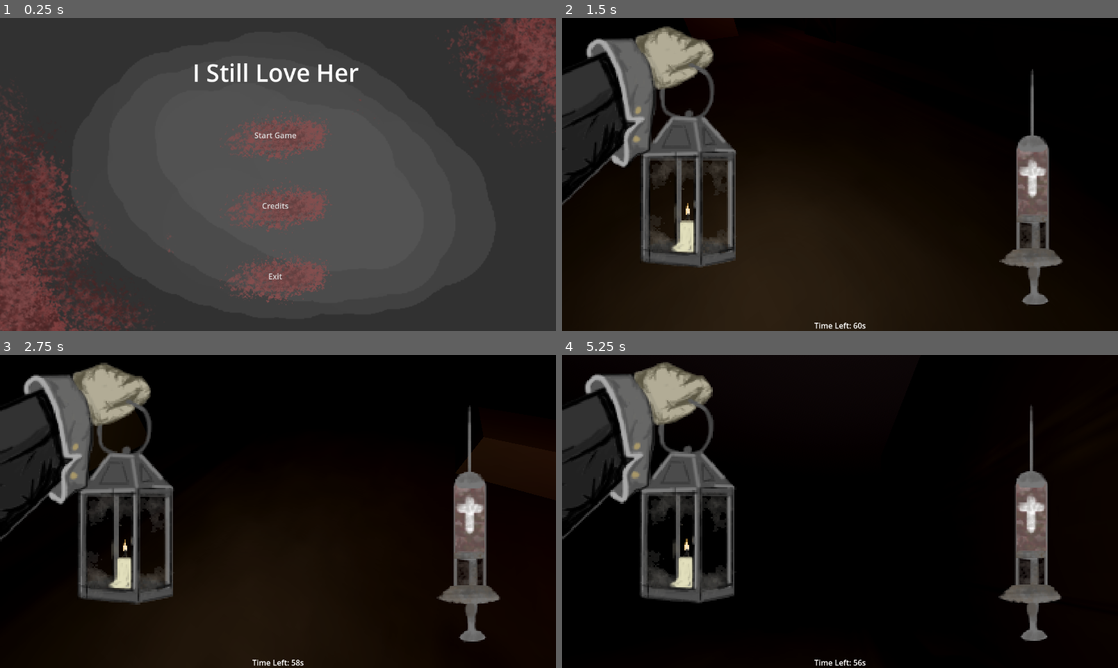
Above: before the commit, frames 1-4 (two rows, left to right).
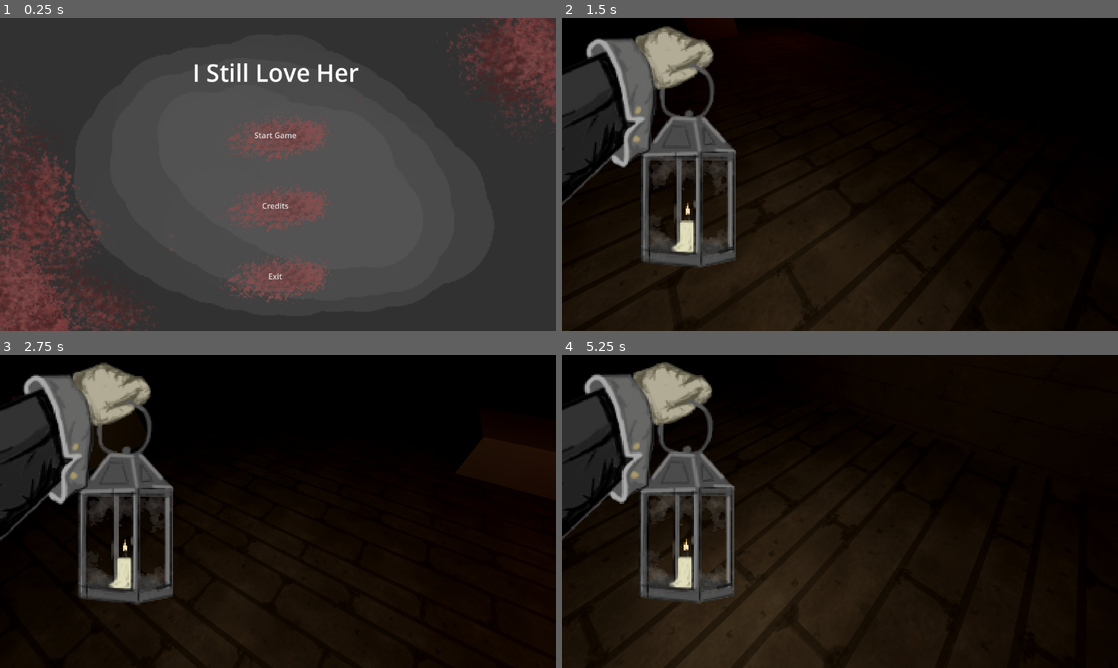
Above: after the commit, the same moments.

Repository: BigRedPandaa/IStillLoveHer
Game: Godot game, scene res://Scenes/main_menu.tscn
Same seed, same stepped clock (60 frames per second), same inputs: the game is played once before the commit and once after it.
Inputs (mouse positions are in pixels of both pictures, inside the frame that each line leads up to):
- Up to frame 1 (0.25 s): no input
- Up to frame 2 (1.5 s): click "Start Game" at 0.5 s; tap Enter at 1.25 s; move the mouse to (867, 174) at 1.27 s; hold W (Up) from 1.28 s (still down); tap E (Interact) at 1.35 s
- Up to frame 3 (2.75 s): keep holding W (Up); tap Space (Jump) at 1.52, 1.55, 1.82, 2.1, 2.27, 2.57 s; move the mouse to (250, 511) at 2.02 s; tap E (Interact) at 2.3 s
- Up to frame 4 (5.25 s): move the mouse to (851, 505) at 2.77 s; tap E (Interact) at 2.85, 3.6 s; tap Space (Jump) at 3.05, 3.77, 4.07, 4.35, 4.52, 4.82 s; move the mouse to (834, 517) at 3.52 s; move the mouse to (878, 514) at 4.27 s; tap Escape (ui_cancel) at 4.9 s; release W (Up) at 5 s; click (840, 461) at 5 s, where only the run after the commit has a clickable "Resume"

The runs differ from the first frame. In frame 1, 2.7% of the frame differs, in the area x 0-100%, y 0-100%; in frame 2, 3.1%; in frame 3, 3.1%; in frame 4, 31%, in the area x 0-90%, y 2-100%.

Commit message:
Notes and Pause

Diff:
--- /dev/null
+++ b/i-still-love-her/Assets/Materials/StoneFloor.tres
@@ -0,0 +1,11 @@
+[gd_resource type="StandardMaterial3D" load_steps=3 format=3 uid="uid://dwwvlcqxhu1gc"]
+
+[ext_resource type="Texture2D" uid="uid://bufpt82aoa188" path="res://Assets/Textures/BrickFloor.jpg" id="1_v6mft"]
+
+[sub_resource type="MeshTexture" id="MeshTexture_2bwpd"]
+
+[resource]
+albedo_texture = ExtResource("1_v6mft")
+roughness_texture = SubResource("MeshTexture_2bwpd")
+roughness_texture_channel = 1
+uv1_triplanar = true
--- /dev/null
+++ b/i-still-love-her/Assets/Materials/Wall.tres
@@ -0,0 +1,7 @@
+[gd_resource type="StandardMaterial3D" load_steps=2 format=3 uid="uid://bqtcicoo80scm"]
+
+[ext_resource type="Texture2D" uid="uid://bsjidg8yl8iip" path="res://Assets/Textures/unnamed.jpg" id="1_hyys5"]
+
+[resource]
+albedo_texture = ExtResource("1_hyys5")
+uv1_triplanar = true
--- a/i-still-love-her/ImportedObjects/Door.tscn
+++ b/i-still-love-her/ImportedObjects/Door.tscn
@@ -10,7 +10,7 @@
 uv1_scale = Vector3(3, 2, 1)
 
 [sub_resource type="BoxShape3D" id="BoxShape3D_xpiqy"]
-size = Vector3(0.125092, 1, 0.530762)
+size = Vector3(0.01, 1, 0.48)
 
 [node name="Door" type="RigidBody3D"]
 script = ExtResource("1_7ghau")
@@ -22,7 +22,7 @@
 
 [node name="CollisionShape3D" type="CollisionShape3D" parent="."]
 physics_interpolation_mode = 2
-transform = Transform3D(2.56807, 0, 0, 0, 2.56807, 0, 0, 0, 2.56807, 0.00420422, 0, 0.00911355)
+transform = Transform3D(2.56807, 0, 0, 0, 2.56807, 0, 0, 0, 2.56807, 0.000471927, 0.00235114, -0.00593358)
 shape = SubResource("BoxShape3D_xpiqy")
 
 [node name="AudioStreamPlayer3D" type="AudioStreamPlayer3D" parent="."]
--- a/i-still-love-her/ImportedObjects/player.tscn
+++ b/i-still-love-her/ImportedObjects/player.tscn
@@ -1,9 +1,8 @@
-[gd_scene load_steps=12 format=3 uid="uid://dqy18kkgelm8v"]
+[gd_scene load_steps=11 format=3 uid="uid://dqy18kkgelm8v"]
 
 [ext_resource type="Script" path="res://Scripts/Player.gd" id="1_gftlv"]
 [ext_resource type="Texture2D" uid="uid://ctrjum24ri7d6" path="res://Assets/Textures/HanternV7.png" id="1_pi7mr"]
 [ext_resource type="PackedScene" uid="uid://dqde2adye7n1o" path="res://InterationJunk/interact_ray.tscn" id="2_xp8yv"]
-[ext_resource type="Texture2D" uid="uid://jsoseuwud4qg" path="res://Assets/Textures/HeldItems/Syringe.png" id="4_47kao"]
 [ext_resource type="AudioStream" uid="uid://bxgl1w6pdqxrf" path="res://Assets/Sounds/FootStepAudio.mp3" id="5_uc21e"]
 [ext_resource type="AudioStream" uid="uid://cenit205ypkov" path="res://Assets/Sounds/Jumpgrunt_edit.mp3" id="6_862ml"]
 [ext_resource type="AudioStream" uid="uid://bmlgeeabssxbh" path="res://Assets/Sounds/landingISLH.mp3" id="7_tis8w"]
@@ -65,12 +64,13 @@
 texture_filter = 3
 position = Vector2(971, 350)
 scale = Vector2(2.39784, 2.3462)
-texture = ExtResource("4_47kao")
 
 [node name="AudioListener3D" type="AudioListener3D" parent="Head/Camera3D"]
 transform = Transform3D(0.999691, 0, 0.0248684, 0, 1, 0, -0.0248684, 0, 0.999691, 0.0770691, -0.210973, 0.188602)
 
-[node name="FootstepAudio" type="AudioStreamPlayer3D" parent="."]
+[node name="Audio" type="Node3D" parent="."]
+
+[node name="FootstepAudio" type="AudioStreamPlayer3D" parent="Audio"]
 transform = Transform3D(0.999981, -0.00609116, 0, 0.00609116, 0.999981, 0, 0, 0, 1, 0, -0.0975243, -0.163265)
 stream = ExtResource("5_uc21e")
 volume_db = -26.475
@@ -79,20 +79,20 @@
 panning_strength = 9.95
 playback_type = 1
 
-[node name="JumpingAudio" type="AudioStreamPlayer3D" parent="."]
+[node name="JumpingAudio" type="AudioStreamPlayer3D" parent="Audio"]
 stream = ExtResource("6_862ml")
 volume_db = -0.595
 max_db = -2.21
 panning_strength = 8.55
 
-[node name="LandingAudio" type="AudioStreamPlayer3D" parent="."]
+[node name="LandingAudio" type="AudioStreamPlayer3D" parent="Audio"]
 stream = ExtResource("7_tis8w")
 volume_db = -21.074
 pitch_scale = 0.99
 
-[node name="PickupAudio" type="AudioStreamPlayer3D" parent="."]
+[node name="PickupAudio" type="AudioStreamPlayer3D" parent="Audio"]
 stream = ExtResource("8_e72cl")
 volume_db = -13.714
 
-[node name="GiveAudio" type="AudioStreamPlayer3D" parent="."]
+[node name="GiveAudio" type="AudioStreamPlayer3D" parent="Audio"]
 stream = ExtResource("9_n5uqc")
--- a/i-still-love-her/InterationJunk/door.gd
+++ b/i-still-love-her/InterationJunk/door.gd
@@ -4,6 +4,10 @@
 @onready var audio_stream_player_3d: AudioStreamPlayer3D = $AudioStreamPlayer3D
 
 var item_given: int
+
+func _ready() -> void:
+	interacted.connect(_on_interacted)
+
 
 func _on_interacted(body: Player) -> void:
 	# Door stores the item given to Maddie
--- /dev/null
+++ b/i-still-love-her/Scenes/PauseMenu.tscn
@@ -0,0 +1,59 @@
+[gd_scene load_steps=3 format=3 uid="uid://djlfssecialsk"]
+
+[ext_resource type="Script" path="res://Scripts/PauseMenu.gd" id="1_2338h"]
+
+[sub_resource type="LabelSettings" id="LabelSettings_bacov"]
+font_size = 50
+
+[node name="PauseMenu" type="MarginContainer"]
+process_mode = 3
+anchors_preset = 15
+anchor_right = 1.0
+anchor_bottom = 1.0
+grow_horizontal = 2
+grow_vertical = 2
+theme_override_constants/margin_left = 50
+theme_override_constants/margin_top = 50
+theme_override_constants/margin_right = 60
+theme_override_constants/margin_bottom = 50
+script = ExtResource("1_2338h")
+
+[node name="BoxContainer" type="BoxContainer" parent="."]
+layout_mode = 2
+size_flags_horizontal = 4
+vertical = true
+
+[node name="Label" type="Label" parent="BoxContainer"]
+layout_mode = 2
+size_flags_vertical = 3
+text = "Paused"
+label_settings = SubResource("LabelSettings_bacov")
+horizontal_alignment = 1
+
+[node name="BoxContainer" type="BoxContainer" parent="BoxContainer"]
+layout_mode = 2
+size_flags_vertical = 3
+size_flags_stretch_ratio = 4.0
+theme_override_constants/separation = 40
+vertical = true
+
+[node name="Resume" type="Button" parent="BoxContainer/BoxContainer"]
+layout_mode = 2
+size_flags_vertical = 3
+text = "Resume"
+
+[node name="QuitToMenu" type="Button" parent="BoxContainer/BoxContainer"]
+layout_mode = 2
+size_flags_vertical = 3
+text = "Quit To Menu
+"
+
+[node name="QuitToDesktop" type="Button" parent="BoxContainer/BoxContainer"]
+layout_mode = 2
+size_flags_vertical = 3
+text = "Quit To Desktop
+"
+
+[connection signal="pressed" from="BoxContainer/BoxContainer/Resume" to="." method="_on_resume_pressed"]
+[connection signal="pressed" from="BoxContainer/BoxContainer/QuitToMenu" to="." method="_on_quit_to_menu_pressed"]
+[connection signal="pressed" from="BoxContainer/BoxContainer/QuitToDesktop" to="." method="_on_quit_to_desktop_pressed"]
--- a/i-still-love-her/Scenes/main_menu.tscn
+++ b/i-still-love-her/Scenes/main_menu.tscn
@@ -8,6 +8,8 @@
 [sub_resource type="LabelSettings" id="LabelSettings_3os3p"]
 font_size = 50
 
+[sub_resource type="StyleBoxEmpty" id="StyleBoxEmpty_dw8f1"]
+
 [node name="MainMenu" type="PanelContainer"]
 anchors_preset = 15
 anchor_right = 1.0
@@ -16,18 +18,17 @@
 grow_vertical = 2
 script = ExtResource("1_qsory")
 
+[node name="BG" type="TextureRect" parent="."]
+layout_mode = 2
+texture = ExtResource("2_jmhyt")
+metadata/_edit_group_ = true
+
 [node name="MarginContainer" type="MarginContainer" parent="."]
 layout_mode = 2
 theme_override_constants/margin_left = 50
 theme_override_constants/margin_top = 50
 theme_override_constants/margin_right = 60
 theme_override_constants/margin_bottom = 50
-
-[node name="Sprite2D" type="Sprite2D" parent="MarginContainer"]
-position = Vector2(574, 324)
-scale = Vector2(1.82031, 1.83472)
-texture = ExtResource("2_jmhyt")
-metadata/_edit_group_ = true
 
 [node name="BoxContainer" type="BoxContainer" parent="MarginContainer"]
 layout_mode = 2
@@ -51,6 +52,7 @@
 [node name="Start" type="Button" parent="MarginContainer/BoxContainer/BoxContainer"]
 layout_mode = 2
 size_flags_vertical = 3
+theme_override_styles/focus = SubResource("StyleBoxEmpty_dw8f1")
 text = "Start Game"
 icon = ExtResource("3_fmykr")
 flat = true
@@ -59,6 +61,7 @@
 [node name="Credits" type="Button" parent="MarginContainer/BoxContainer/BoxContainer"]
 layout_mode = 2
 size_flags_vertical = 3
+theme_override_styles/focus = SubResource("StyleBoxEmpty_dw8f1")
 text = "Credits"
 icon = ExtResource("3_fmykr")
 flat = true
@@ -67,12 +70,13 @@
 [node name="Exit" type="Button" parent="MarginContainer/BoxContainer/BoxContainer"]
 layout_mode = 2
 size_flags_vertical = 3
+theme_override_styles/focus = SubResource("StyleBoxEmpty_dw8f1")
 text = "Exit"
 icon = ExtResource("3_fmykr")
 flat = true
 icon_alignment = 1
 
-[node name="AudioStreamPlayer2D" type="AudioStreamPlayer2D" parent="MarginContainer"]
+[node name="AudioStreamPlayer" type="AudioStreamPlayer" parent="MarginContainer"]
 stream = ExtResource("4_010q0")
 volume_db = -19.81
 pitch_scale = 0.89
--- /dev/null
+++ b/i-still-love-her/Scenes/notes.tscn
@@ -0,0 +1,77 @@
+[gd_scene load_steps=7 format=3 uid="uid://bbyd0mltsw2km"]
+
+[ext_resource type="Script" path="res://Scripts/notes.gd" id="1_oveau"]
+[ext_resource type="Texture2D" uid="uid://kyjfn54b524n" path="res://Assets/Textures/NoteSheet.webp" id="2_523r3"]
+[ext_resource type="FontFile" uid="uid://dfto7q4dduw28" path="res://Assets/Fonts/PlaywriteGBS-Italic-VariableFont_wght.ttf" id="3_tpnpj"]
+
+[sub_resource type="PlaneMesh" id="PlaneMesh_jjm6q"]
+size = Vector2(0.5, 0.8)
+
+[sub_resource type="StandardMaterial3D" id="StandardMaterial3D_ec204"]
+cull_mode = 2
+albedo_texture = ExtResource("2_523r3")
+
+[sub_resource type="BoxShape3D" id="BoxShape3D_snlkt"]
+size = Vector3(0.534729, 0.0625, 0.802979)
+
+[node name="Note" type="RigidBody3D"]
+script = ExtResource("1_oveau")
+note = "Hello World!!!"
+prompt_message = "Read Note"
+
+[node name="MeshInstance3D" type="MeshInstance3D" parent="."]
+mesh = SubResource("PlaneMesh_jjm6q")
+surface_material_override/0 = SubResource("StandardMaterial3D_ec204")
+
+[node name="Label3D" type="Label3D" parent="MeshInstance3D"]
+transform = Transform3D(-1, 8.74228e-08, 0, 3.82137e-15, 4.37114e-08, 1, 8.74228e-08, 1, -4.37114e-08, 0, 0.01, 0)
+modulate = Color(0, 0, 0, 1)
+text = "Lorem ipsum dolor sit amet, consectetur adipiscing elit, sed do eiusmod tempor incididunt ut labore et dolore magna aliqua. Ut enim ad minim veniam, quis nostrud exercitation ullamco laboris nisi ut aliquip ex ea commodo consequat. Duis aute irure dolor in reprehenderit"
+font = ExtResource("3_tpnpj")
+font_size = 6
+outline_size = 0
+autowrap_mode = 3
+width = 80.0
+
+[node name="CollisionShape3D" type="CollisionShape3D" parent="."]
+transform = Transform3D(1, 0, 0, 0, 1, 0, 0, 0, 1, 0.00814819, 0.00450413, 0.00915527)
+shape = SubResource("BoxShape3D_snlkt")
+
+[node name="CanvasLayer" type="CanvasLayer" parent="."]
+
+[node name="Notes" type="MarginContainer" parent="CanvasLayer"]
+anchors_preset = 15
+anchor_right = 1.0
+anchor_bottom = 1.0
+grow_horizontal = 2
+grow_vertical = 2
+theme_override_constants/margin_left = 350
+theme_override_constants/margin_top = 40
+theme_override_constants/margin_right = 350
+theme_override_constants/margin_bottom = 40
+
+[node name="BG" type="TextureRect" parent="CanvasLayer/Notes"]
+layout_mode = 2
+texture = ExtResource("2_523r3")
+
+[node name="NotesLabel" type="RichTextLabel" parent="CanvasLayer/Notes/BG"]
+layout_mode = 1
+anchors_preset = -1
+anchor_right = 1.0
+anchor_bottom = 1.0
+offset_left = 20.0
+offset_top = 20.0
+offset_right = -20.0
+offset_bottom = -20.0
+grow_horizontal = 2
+grow_vertical = 2
+theme_override_colors/default_color = Color(0, 0, 0, 1)
+theme_override_fonts/normal_font = ExtResource("3_tpnpj")
+theme_override_font_sizes/bold_italics_font_size = 20
+theme_override_font_sizes/italics_font_size = 20
+theme_override_font_sizes/mono_font_size = 20
+theme_override_font_sizes/normal_font_size = 20
+theme_override_font_sizes/bold_font_size = 20
+bbcode_enabled = true
+text = "[wave]Notes Baby!!![wave]"
+scroll_following = true
--- a/i-still-love-her/Scenes/world.tscn
+++ b/i-still-love-her/Scenes/world.tscn
@@ -1,14 +1,16 @@
-[gd_scene load_steps=18 format=3 uid="uid://df12t2ns8g3t"]
+[gd_scene load_steps=16 format=3 uid="uid://df12t2ns8g3t"]
 
 [ext_resource type="Script" path="res://Scripts/world.gd" id="1_2tgoh"]
-[ext_resource type="Texture2D" uid="uid://bsjidg8yl8iip" path="res://Assets/Textures/unnamed.jpg" id="1_cajgf"]
-[ext_resource type="Texture2D" uid="uid://bufpt82aoa188" path="res://Assets/Textures/BrickFloor.jpg" id="3_favrs"]
+[ext_resource type="Material" uid="uid://bqtcicoo80scm" path="res://Assets/Materials/Wall.tres" id="2_7wvqw"]
+[ext_resource type="Material" uid="uid://dwwvlcqxhu1gc" path="res://Assets/Materials/StoneFloor.tres" id="3_epals"]
 [ext_resource type="PackedScene" uid="uid://dqy18kkgelm8v" path="res://ImportedObjects/player.tscn" id="4_cw8sr"]
 [ext_resource type="PackedScene" uid="uid://bm4wn3ad0x10y" path="res://ImportedObjects/syringe.tscn" id="5_1i1ju"]
 [ext_resource type="PackedScene" uid="uid://nr2e8757jpna" path="res://ImportedObjects/Door.tscn" id="5_34pwe"]
 [ext_resource type="PackedScene" uid="uid://bqvpproeejs4u" path="res://Scenes/cutscene_manager.tscn" id="6_446tq"]
 [ext_resource type="PackedScene" uid="uid://2dugpd4qs2xb" path="res://ImportedObjects/book_1.tscn" id="8_icvhi"]
+[ext_resource type="PackedScene" uid="uid://djlfssecialsk" path="res://Scenes/PauseMenu.tscn" id="8_norkc"]
 [ext_resource type="AudioStream" uid="uid://ci4rx4y2axuyh" path="res://Assets/Sounds/music'/ISLH_Ambience.mp3" id="9_tsj3l"]
+[ext_resource type="PackedScene" uid="uid://bbyd0mltsw2km" path="res://Scenes/notes.tscn" id="11_le4nv"]
 
 [sub_resource type="WorldBoundaryShape3D" id="WorldBoundaryShape3D_l3juq"]
 
@@ -55,19 +57,6 @@
 adjustment_contrast = 1.08
 adjustment_saturation = 0.45
 
-[sub_resource type="StandardMaterial3D" id="StandardMaterial3D_rgya5"]
-albedo_texture = ExtResource("1_cajgf")
-
-[sub_resource type="StandardMaterial3D" id="StandardMaterial3D_sx70j"]
-albedo_texture = ExtResource("3_favrs")
-
-[sub_resource type="MeshTexture" id="MeshTexture_2bwpd"]
-
-[sub_resource type="StandardMaterial3D" id="StandardMaterial3D_0hss6"]
-albedo_texture = ExtResource("3_favrs")
-roughness_texture = SubResource("MeshTexture_2bwpd")
-roughness_texture_channel = 1
-
 [node name="World" type="Node3D"]
 script = ExtResource("1_2tgoh")
 
@@ -85,16 +74,15 @@
 environment = SubResource("Environment_gymtj")
 
 [node name="Wall" type="CSGBox3D" parent="."]
-transform = Transform3D(-4.37114e-08, -1, 0, 1, -4.37114e-08, 0, 0, 0, 1, 2.46164, 2.92018, -8.45811)
-material_override = SubResource("StandardMaterial3D_rgya5")
+transform = Transform3D(-4.37114e-08, -1, 0, -4.37114e-08, 1.91069e-15, -1, 1, -4.37114e-08, -4.37114e-08, 2.46164, 2.87556, -8.5195)
 use_collision = true
-size = Vector3(4.87109, 0.001, 22)
+size = Vector3(21.9914, 0.001, 5.65247)
+material = ExtResource("2_7wvqw")
 
 [node name="StoneFloor" type="CSGBox3D" parent="."]
 transform = Transform3D(1, 0, 0, 0, 1, 0, 0, 0, 1, -5.49686, 0.488018, -8.51859)
-material_override = SubResource("StandardMaterial3D_sx70j")
 size = Vector3(16, 0.001, 22)
-material = SubResource("StandardMaterial3D_0hss6")
+material = ExtResource("3_epals")
 
 [node name="UselessMass" type="CSGBox3D" parent="."]
 transform = Transform3D(1, 0, 0, 0, 1, 0, 0, 0, 1, -6.26747, 0.677854, -7.84665)
@@ -127,12 +115,13 @@
 prompt_message = "Pick Up Syringe"
 
 [node name="Door" parent="." instance=ExtResource("5_34pwe")]
-transform = Transform3D(1, 0, 0, 0, 1, 0, 0, 0, 1, 2.39541, 1.7991, -8.37638)
+transform = Transform3D(1, 0, 0, 0, 1, 0, 0, 0, 1, 2.4484, 1.7991, -8.37638)
 
-[node name="TimerGUI" type="CanvasLayer" parent="."]
+[node name="GUI" type="CanvasLayer" parent="."]
 
-[node name="timer_lbl" type="Label" parent="TimerGUI"]
+[node name="timer_lbl" type="Label" parent="GUI"]
 unique_name_in_owner = true
+visible = false
 anchors_preset = 12
 anchor_top = 1.0
 anchor_right = 1.0
@@ -144,6 +133,8 @@
 horizontal_alignment = 1
 vertical_alignment = 1
 
+[node name="PauseMenu" parent="GUI" instance=ExtResource("8_norkc")]
+
 [node name="CutsceneManager" parent="." instance=ExtResource("6_446tq")]
 unique_name_in_owner = true
 
@@ -153,5 +144,8 @@
 [node name="Book1" parent="." instance=ExtResource("8_icvhi")]
 transform = Transform3D(1, 0, 0, 0, 1, 0, 0, 0, 1, 0.421384, 1.44738, -10.335)
 
-[connection signal="interacted" from="Door" to="Door" method="_on_interacted"]
-[connection signal="timeout" from="MaddieTimer" to="." method="_on_maddie_timer_timeout"]
+[node name="Note" parent="." instance=ExtResource("11_le4nv")]
+transform = Transform3D(0.954735, 0, -0.297458, 0, 1, 0, 0.297458, 0, 0.954735, -5.39567, 1.49563, -7.86731)
+note = "[wave]Hello World!!![/wave]"
+
+[connection signal="interacted" from="Door" to="." method="_on_door_interacted"]
--- a/i-still-love-her/Scripts/Interactable.gd
+++ b/i-still-love-her/Scripts/Interactable.gd
@@ -1,5 +1,6 @@
+class_name Interactable
 extends CollisionObject3D
-class_name Interactable
+
 
 signal interacted(body)
 @onready var playerInteractable = %Player
--- /dev/null
+++ b/i-still-love-her/Scripts/PauseMenu.gd
@@ -0,0 +1,30 @@
+extends MarginContainer
+
+
+func _ready() -> void:
+	visible = false
+
+
+func _input(_event: InputEvent) -> void:
+	if Input.is_action_just_pressed(&"ui_cancel"):
+		get_tree().paused = !get_tree().paused
+		visible = !visible
+		if visible:
+			Input.set_mouse_mode(Input.MOUSE_MODE_VISIBLE)
+		else:
+			Input.set_mouse_mode(Input.MOUSE_MODE_CAPTURED)
+
+
+func _on_resume_pressed() -> void:
+	get_tree().paused = false
+	visible = !visible
+	Input.set_mouse_mode(Input.MOUSE_MODE_CAPTURED)
+
+
+func _on_quit_to_menu_pressed() -> void:
+	get_tree().paused = false
+	get_tree().change_scene_to_file("res://Scenes/main_menu.tscn")
+
+
+func _on_quit_to_desktop_pressed() -> void:
+	get_tree().quit()
--- a/i-still-love-her/Scripts/Player.gd
+++ b/i-still-love-her/Scripts/Player.gd
@@ -1,54 +1,60 @@
 class_name Player
 extends CharacterBody3D
 
+# Player constants
 const SPEED = 3.0
 const JUMP_VELOCITY = 4.5
 const SENSITIVITY = 0.01
+const BOB_Freq = 2.5
+const BOB_Amp = 0.07
+#region PNG Constants
+const BOOK_2 = preload("res://Assets/Textures/HeldItems/Book2.png")
+const BOOK = preload("res://Assets/Textures/HeldItems/Book.png")
+const CANDLE = preload("res://Assets/Textures/HeldItems/Candle.png")
+const KEY = preload("res://Assets/Textures/HeldItems/Key.png")
+const MEAT = preload("res://Assets/Textures/HeldItems/meat.png")
+const SYRINGE = preload("res://Assets/Textures/HeldItems/Syringe.png")
+#endregion
 
-#What the Player is holding
+# Enums
 @export_enum(
 	"NOTHING",
 	"SYRINGE",
-	"FAMILYPHOTO",
-	"MADDIESLAMB",
-	"MADDIESHAMMER",
-	"MADDIESKEY") var Holding: int = 0:
+	"BOOK",
+	"BOOK2",
+	"MEAT",
+	"CANDLE",
+	"KEY") var Holding: int = 0:
 		set(x):
 			Holding = x
 			_change_display_hand(Holding)
 
-#bobbing Var
-const BOB_Freq = 2.5
-const BOB_Amp = 0.07
+# Variables
+@onready var footstep_audio: AudioStreamPlayer3D = $Audio/FootstepAudio
+@onready var jumping_audio: AudioStreamPlayer3D = $Audio/JumpingAudio
+@onready var landing_audio: AudioStreamPlayer3D = $Audio/LandingAudio
+@onready var pickup_audio: AudioStreamPlayer3D = $Audio/PickupAudio
+@onready var give_audio: AudioStreamPlayer3D = $Audio/GiveAudio
+
+@onready var head: Node3D = $Head
+@onready var cam: Camera3D = $Head/Camera3D
+@onready var hands: CanvasGroup = $Head/Camera3D/Hands
+@onready var right_hand: Sprite2D = $Head/Camera3D/Hands/RightHand
+
 var t_bob = 0.0
 var is_in_air: bool = false
-
-var footstep_audio = AudioStreamPlayer
-var jumping_audio = AudioStreamPlayer
-var landing_audio = AudioStreamPlayer
-var pickup_audio = AudioStreamPlayer
-var give_audio = AudioStreamPlayer
-
-@onready var head = $Head
-@onready var cam = $Head/Camera3D
-@onready var hands: CanvasGroup = $Head/Camera3D/Hands
-@onready var right_hand: Sprite2D = %RightHand
 
 
 func _ready() -> void:
 	Input.set_mouse_mode(Input.MOUSE_MODE_CAPTURED)
 
-	footstep_audio = $FootstepAudio
-	jumping_audio = $JumpingAudio
-	landing_audio = $LandingAudio
-	pickup_audio = $PickupAudio
-	give_audio = $GiveAudio
 
 func _unhandled_input(event: InputEvent) -> void:
 		if event is InputEventMouseMotion:
 			head.rotate_y(-event.relative.x * SENSITIVITY)
 			cam.rotate_x(-event.relative.y * SENSITIVITY)
 			cam.rotation.x = clamp(cam.rotation.x, deg_to_rad(-90), deg_to_rad(90))
+
 
 func _physics_process(delta: float) -> void:
 	# Add the gravity.
@@ -64,7 +70,6 @@
 	if Input.is_action_just_pressed("Jump") and is_on_floor():
 		velocity.y = JUMP_VELOCITY
 		play_sound_Jumping()
-
 
 	# Get the input direction and handle the movement/deceleration.
 	# As good practice, you should replace UI actions with custom gameplay actions.
@@ -91,11 +96,13 @@
 
 	move_and_slide()
 
+
 func _headbob(time) -> Vector3:
 	var pos = Vector3.ZERO
 	pos.y = sin(time * BOB_Freq) * BOB_Amp
 	pos.x = cos(time * BOB_Freq/2) * BOB_Amp
 	return pos
+
 
 func _handbob(time: float) -> Vector2:
 	var pos: Vector2 = Vector2.ZERO
@@ -103,6 +110,34 @@
 	pos.y = (cos(time * BOB_Freq/2) * BOB_Amp) * 20
 	return pos
 
+
+func _change_display_hand(hand_type: int) -> void:
+	print(hand_type)
+	match hand_type:
+		0:
+			play_sound_give()
+			right_hand.texture = null
+		1:
+			play_sound_pickup()
+			right_hand.texture = SYRINGE
+		2:
+			play_sound_pickup()
+			right_hand.texture = BOOK
+		3:
+			play_sound_pickup()
+			right_hand.texture = BOOK_2
+		4:
+			play_sound_pickup()
+			right_hand.texture = MEAT
+		5:
+			play_sound_pickup()
+			right_hand.texture = CANDLE
+		6:
+			play_sound_pickup()
+			right_hand.texture = KEY
+
+
+#region Audio player region
 func play_sound_footstep():
 	if not footstep_audio.playing:
 		footstep_audio.play()
@@ -112,45 +147,23 @@
 	if footstep_audio.playing:
 		footstep_audio.stop()
 
+
 func play_sound_Jumping():
 	if not jumping_audio.playing:
 		jumping_audio.play()
+
 
 func play_sound_landing():
 	if not landing_audio.playing:
 		landing_audio.play()
 
+
 func play_sound_pickup():
 	if not pickup_audio.playing:
 		pickup_audio.play()
 
+
 func play_sound_give():
 	if not give_audio.playing:
 		give_audio.play()
-
-func _change_display_hand(hand_type: int) -> void:
-	print(hand_type)
-	match hand_type:
-		0:
-			play_sound_give()
-			#right_hand.texture = new_texture
-			pass
-		1:
-			#right_hand.texture =
-			play_sound_pickup()
-			pass
-		2:
-			play_sound_pickup()
-			pass
-		3:
-			play_sound_pickup()
-			pass
-		4:
-			play_sound_pickup()
-			pass
-		5:
-			play_sound_pickup()
-			pass
-		6:
-			play_sound_pickup()
-			pass
+#endregion
--- /dev/null
+++ b/i-still-love-her/Scripts/notes.gd
@@ -0,0 +1,22 @@
+class_name Note
+extends Interactable
+
+@export_multiline var note: String
+
+@onready var notes_label: RichTextLabel = $CanvasLayer/Notes/BG/NotesLabel
+@onready var canvas_layer: CanvasLayer = $CanvasLayer
+
+
+func _ready() -> void:
+	interacted.connect(func(_x): canvas_layer.visible = true)
+	notes_label.text = note
+	canvas_layer.visible = false
+
+
+func _input(_event: InputEvent) -> void:
+	if !canvas_layer.visible:
+		return
+
+	if Input.is_action_just_pressed(&"ui_cancel"):
+		get_viewport().set_input_as_handled()
+		canvas_layer.visible = false
--- a/i-still-love-her/Scripts/world.gd
+++ b/i-still-love-her/Scripts/world.gd
@@ -41,3 +41,11 @@
 	# reset timer
 	time_left = time
 	print("Finished wait time")
+
+
+func _on_door_interacted(_body: Variant) -> void:
+	match door.item_given:
+		1:
+			priest += 1
+		_:
+			maddie += 1
Binary file added: i-still-love-her/Assets/Fonts/PlaywriteGBS-Italic-VariableFont_wght.ttf
Not shown, added: i-still-love-her/Assets/Fonts/PlaywriteGBS-Italic-VariableFont_wght.ttf.import
Binary file removed: i-still-love-her/Assets/Textures/HeldItems/BrickFloor.jpg
Binary file added: i-still-love-her/Assets/Textures/NoteSheet.webp
Not shown, changed: i-still-love-her/Assets/Textures/NoteSheet.webp.import
Not shown: 1 places in i-still-love-her/Scenes/main_menu.tscn that only renumber resources
